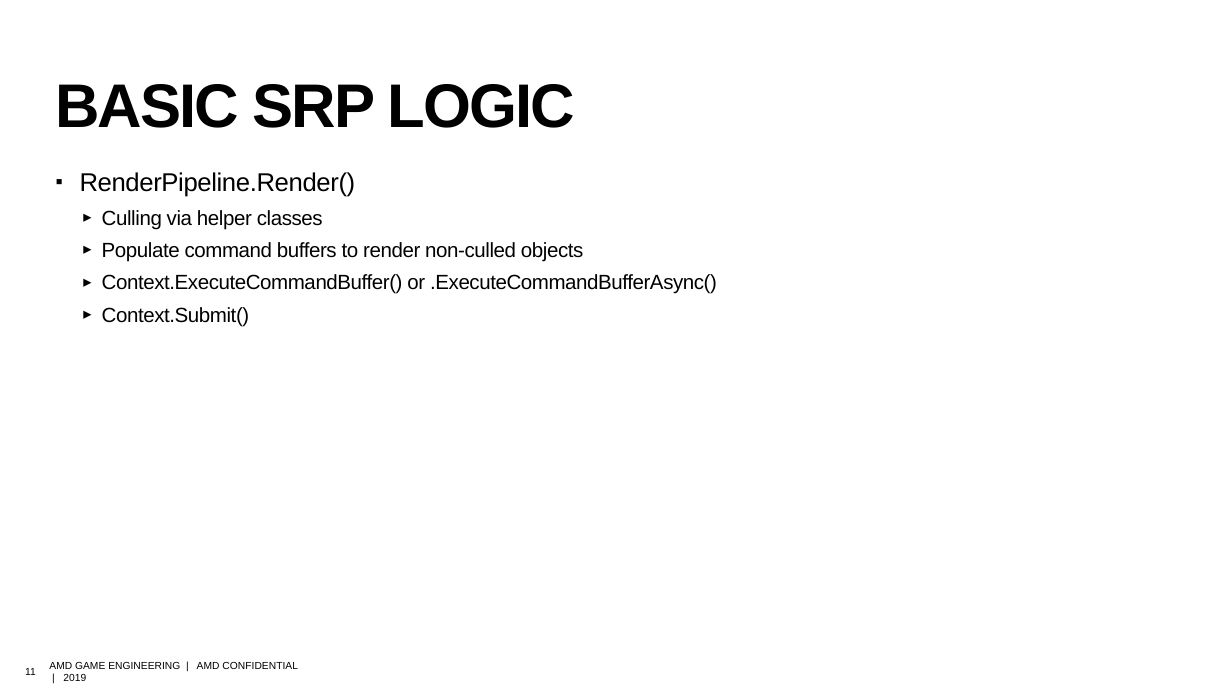
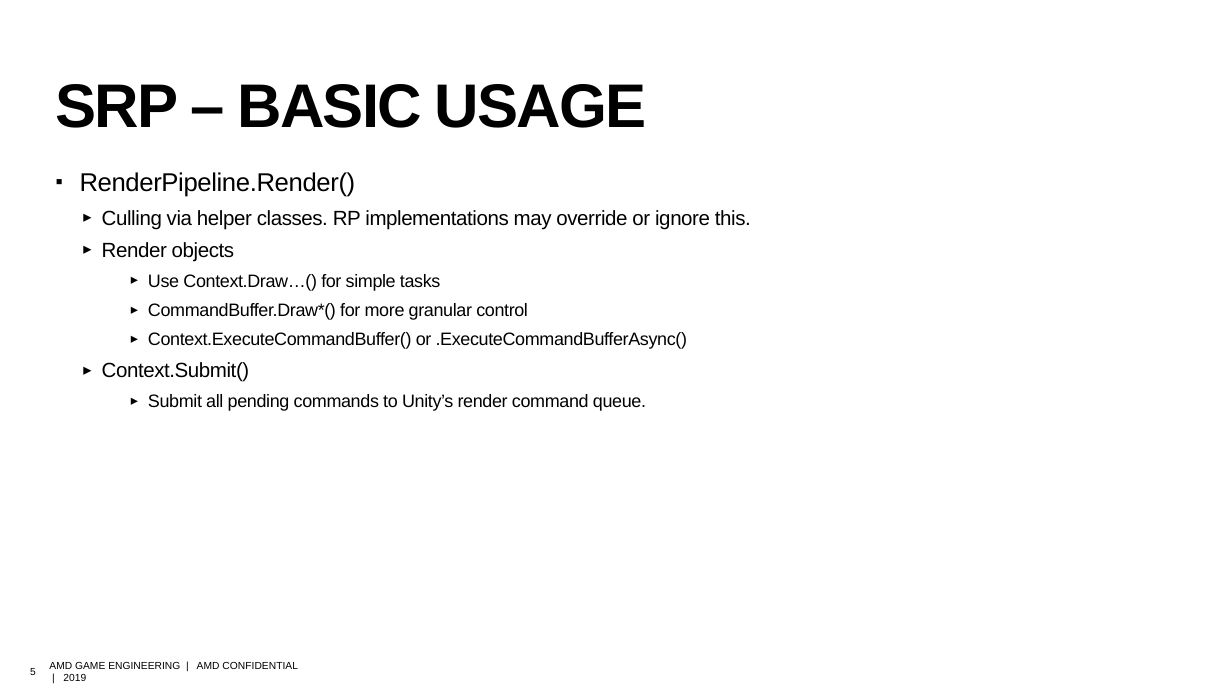
Before and after one commit to david-lively/CustomSRP, a slide deck: slide 5 of HDRP.pptx (slide 11 before the commit). Drawn at 1232x693 pixels with LibreOffice and Linux fonts; fonts in the diff are those of the drawing; background and template pictures are left out. Boxes give left, top, right and bottom in pixels: in the first picture for what was removed or moved away, otherwise in the second. Text is boxed around its words. In the diff, an @@ line names an element or a change of style, - is before the commit and + after.

Commit message:
Updating presentation

```diff
--- a/HDRP.pptx
+++ b/HDRP.pptx
@@ title at bbox=[55, 84, 646, 128]: text changed @@
-BASIC SRP LOGIC
+SRP – BASIC USAGE
@@ text at bbox=[102, 210, 751, 320]: text changed @@
-  ▸ Culling via helper classes
-  ▸ Populate command buffers to render non-culled objects
+  ▸ Culling via helper classes. RP implementations may override or ignore this.
+  ▸ Render objects
+    ▸ Use Context.Draw…() for simple tasks
+    ▸ CommandBuffer.Draw*() for more granular control
@@ text at bbox=[148, 332, 687, 349]: size 16 to 14 pt in "Context.ExecuteCommandBuffer() or .ExecuteCommandBufferAsync ..."; list level 2 to 3 in "Context.ExecuteCommandBuffer() or .ExecuteCommandBufferAsync ..." @@
@@ text at bbox=[148, 394, 646, 411]: paragraph added @@
+    ▸ Submit all pending commands to Unity’s render command queue.
@@ page number at bbox=[30, 668, 36, 675]: text changed @@
-11
+5
```
Also in this commit, not shown: 5 other slides changed, 4 slides added, 2 other files.
